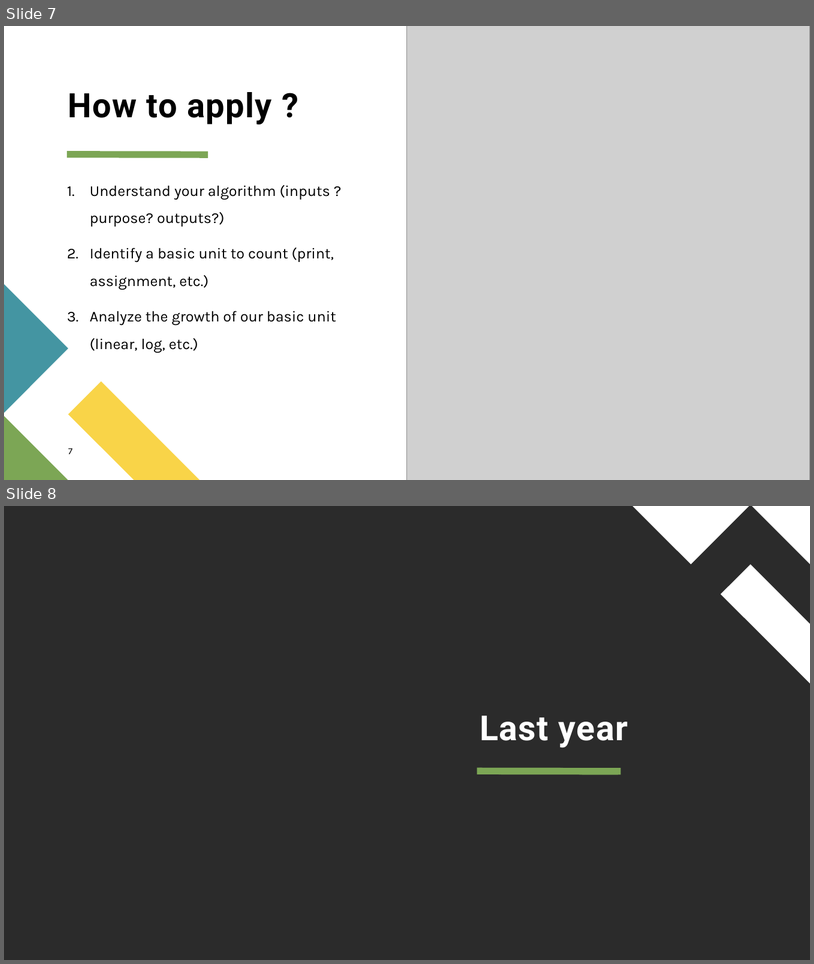
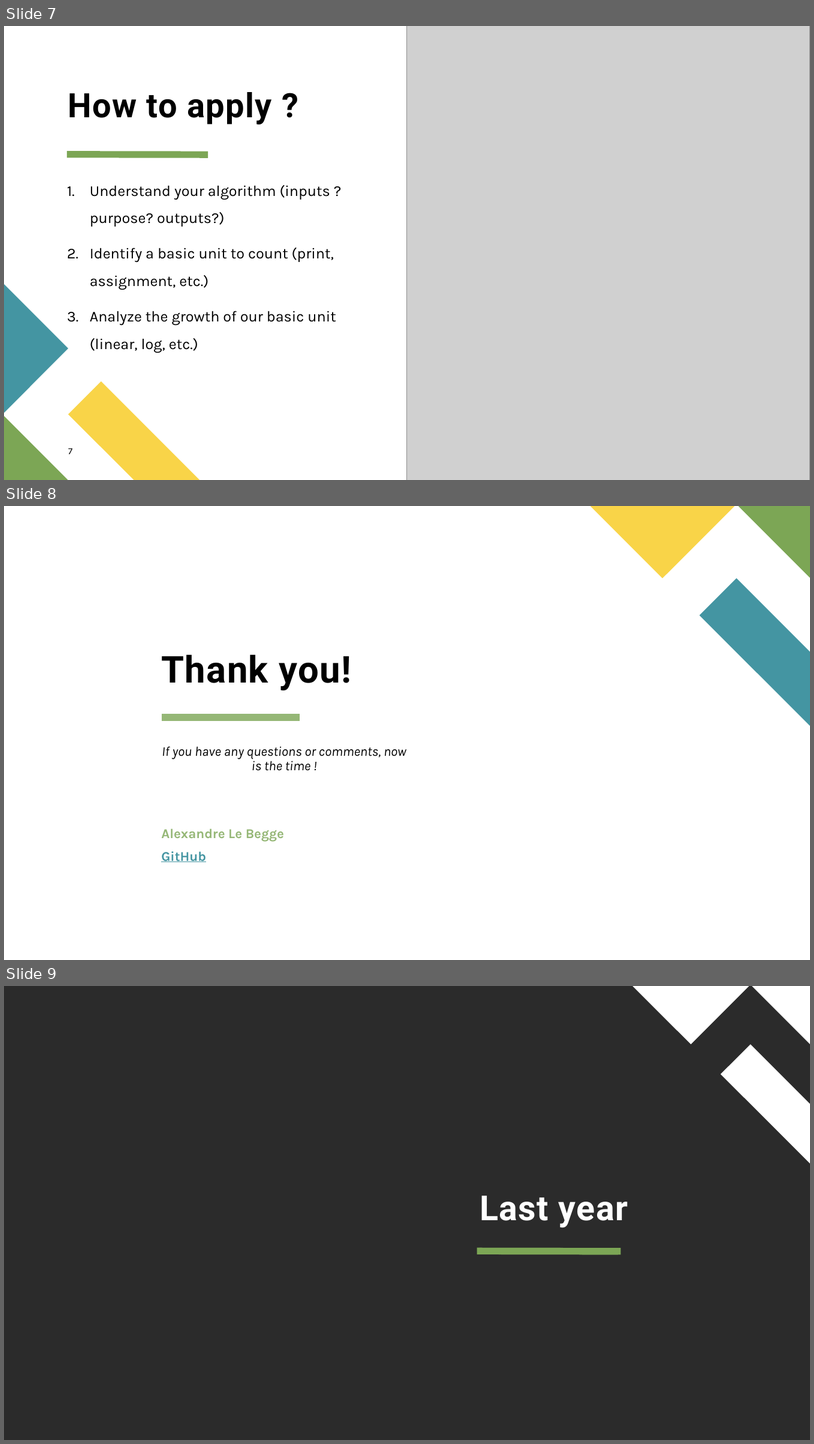
Before and after one commit to alebegge/techtalks, a slide deck: big_o_notation_techtalk.pptx. Shown one above the other, each under a label of ours: slides 7 and 8 before the commit, slides 7, 8 and 9 after it. The pictures are 814x964 and 814x1444 pixels, drawn with LibreOffice and Linux fonts; fonts in the diff are those of the drawing; grey boxes stand for pictures; background and template pictures are left out; a plain dark background stands for a picture behind light text. Boxes give left, top, right and bottom in pixels: in the first picture for what was removed or moved away, otherwise in the second. Text is boxed around its words. In the diff, an @@ line names an element or a change of style, - is before the commit and + after.

```diff
--- a/big_o_notation_techtalk.pptx
+++ b/big_o_notation_techtalk.pptx
@@ slide 8 added at <box>4,506,810,960</box>, background #FFFFFF @@
@@ freeform shape added at <box>591,506,735,578</box>, fill #F9D448 @@
@@ freeform shape added at <box>739,506,810,578</box>, fill #7CA655 @@
@@ freeform shape added at <box>699,578,810,726</box>, fill #4495A2 @@
@@ title added at <box>161,654,352,690</box>, 44 pt, text #000000, bold @@
+Thank you!
@@ rectangle added at <box>161,714,300,722</box>, fill #95B776, outline #FFFFFF 1 pt @@
@@ rectangle added at <box>449,714,610,752</box>, fill #FFFFFF, outline #FFFFFF 1 pt @@
@@ subtitle added at <box>162,746,407,771</box>, 16 pt, text #000000, italic @@
+If you have any questions or comments, now is the time !
@@ text added at <box>161,828,284,862</box>, 16 pt, text #95B776, bold @@
+Alexandre Le Begge
+GitHub
@@ what was slide 8 is now slide 9 @@
```
Also in this commit, not shown: 3 slides changed, 1 other file.
